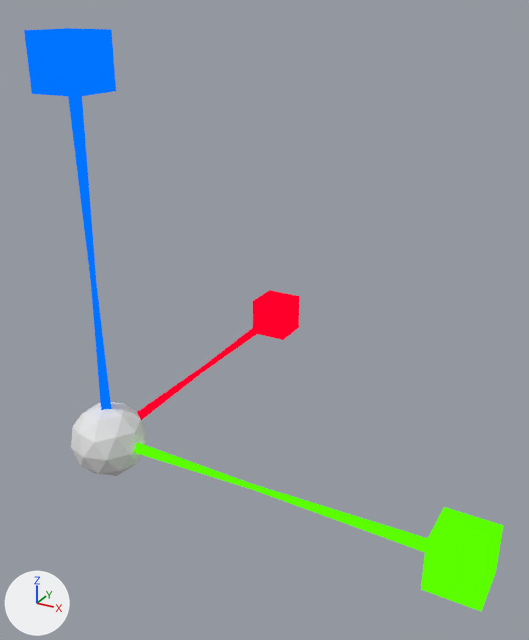
Renders of the Blender file Editor/Gizmos/Scale.blend from each side of a commit.
Both versions are drawn from a camera (50 mm lens) standing at (0.864, -0.935, 0.797) and looking at (0.23, 0.219, 0.22). Arrows for +X, +Y and +Z are at lower left; the lights stay in place.

In view in the first picture: 'Center', 'XScale', 'YScale', 'ZScale'.
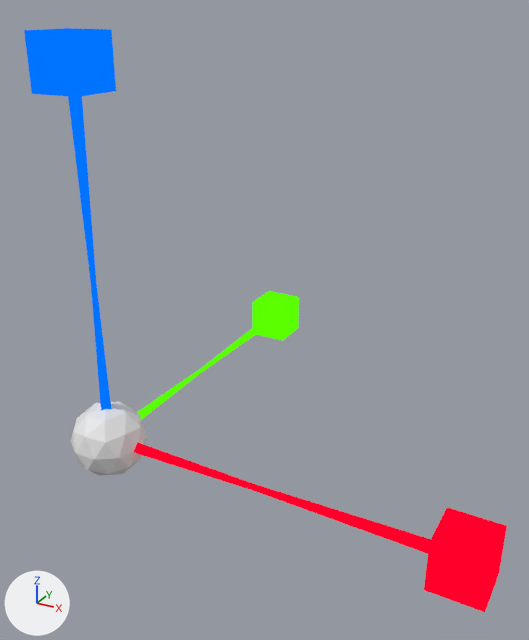
What differs and where, as boxes [x1, y1, x2, y2] in the pictures (529 x 640 px):
```json
{"object": "XScale", "change": "turned", "before": [137, 290, 299, 420], "after": [133, 442, 507, 612]}
{"object": "YScale", "change": "turned", "before": [134, 442, 503, 612], "after": [137, 291, 299, 420]}
{"object": "Center", "change": "turned", "before": [71, 402, 146, 476], "after": [70, 402, 147, 476]}
```

The change, as JSON lines over the scene's bpy script:
```json
{"op": "set", "path": "ob_center.rotation_euler", "old": "(0.0, 0.0, 0.0)", "new": "(0.0, 0.0, 1.571)", "note": "degrees (0, 0, 0) -> degrees (0, 0, 90)"}
{"op": "set", "path": "ob_xscale.rotation_euler", "old": "(0.0, 0.0, 0.0)", "new": "(0.0, 0.0, 4.712)", "note": "degrees (0, 0, 0) -> degrees (0, 0, 270)"}
{"op": "set", "path": "ob_yscale.rotation_euler", "old": "(0.0, 0.0, 0.0)", "new": "(0.0, 0.0, 1.571)", "note": "degrees (0, 0, 0) -> degrees (0, 0, 90)"}
```
